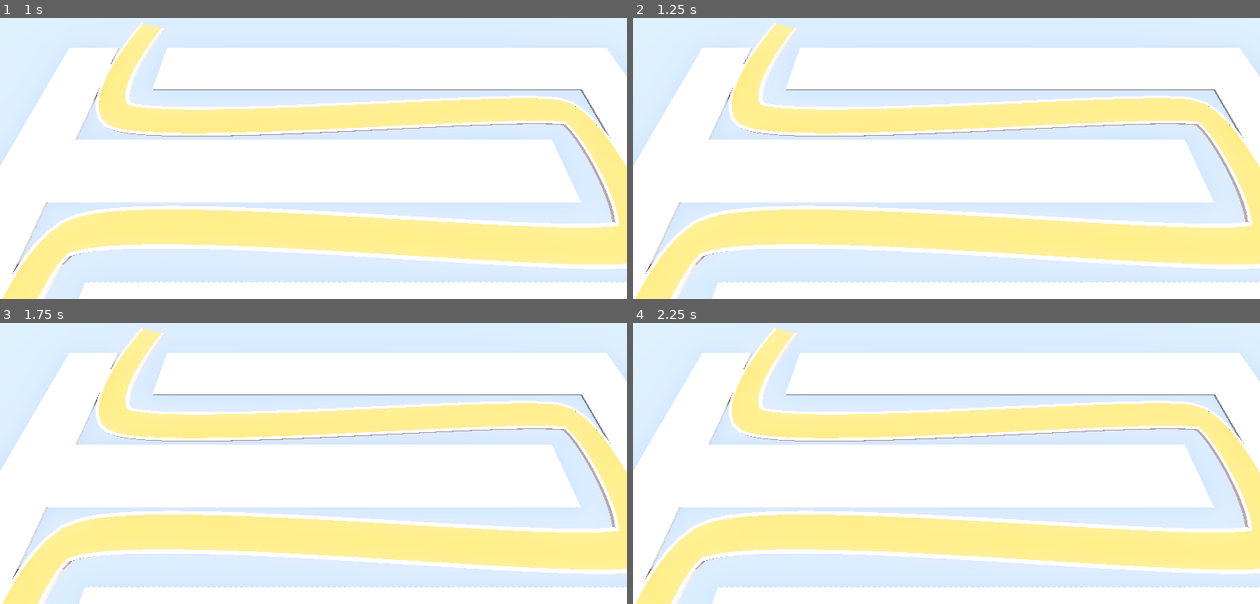
Above: before the commit, frames 1-4 (two rows, left to right).
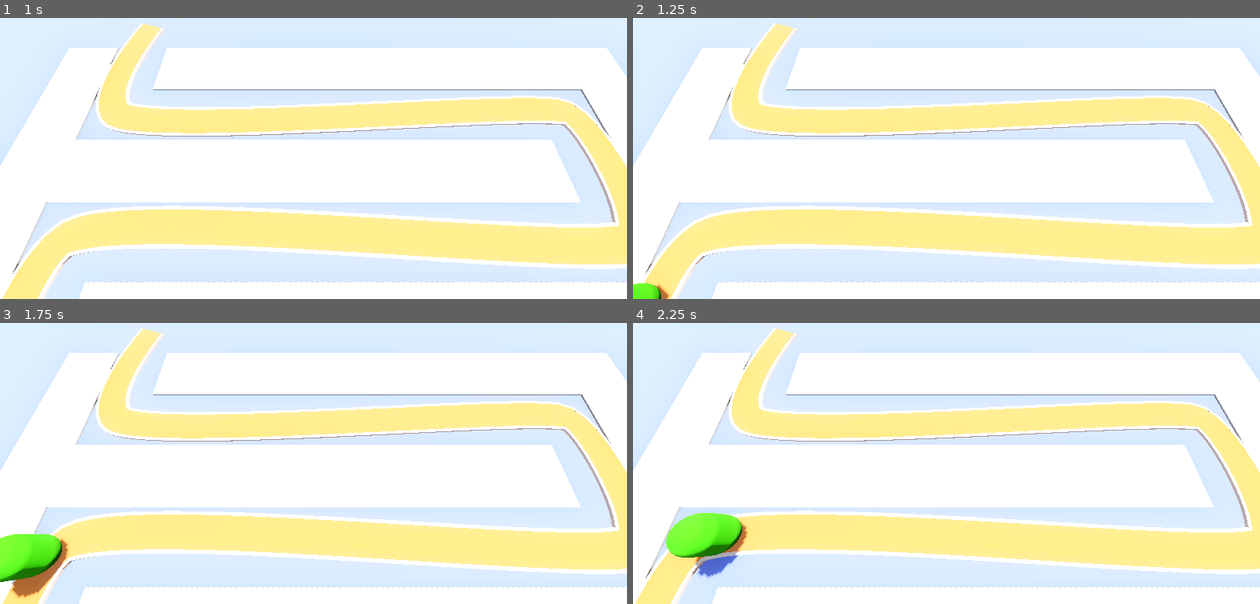
Above: after the commit, the same moments.

Repository: ConnerGordon/barbarian-blaster
Game: Godot game, scene res://levels/baselevel.tscn
The game is run twice, just before and just after one commit, with the same random seed, the same clock (stepped at 60 frames per second) and the same inputs.
Inputs:
- Up to frame 1 (1 s): tap Enter at 0.5 s
- Up to frame 2 (1.25 s): no input
- Up to frame 3 (1.75 s): no input
- Up to frame 4 (2.25 s): no input

Frame 1 is identical in both runs. In frame 2, 0.3% of the frame differs, in the area x 0-6%, y 94-100%; in frame 3, 1.9%; in frame 4, 2.1%, in the area x 5-19%, y 67-91%.

Commit message:
stuff for enemy added/ enemy added

Diff:
--- /dev/null
+++ b/enmy/enemy.gd
@@ -0,0 +1,14 @@
+extends PathFollow3D
+
+## speed of the enemy. what else?
+@export var speed:= 10.0
+
+# Called when the node enters the scene tree for the first time.
+func _ready() -> void:
+	pass # Replace with function body.
+
+
+# Called every frame. 'delta' is the elapsed time since the previous frame.
+func _process(delta: float) -> void:
+
+	progress += delta* speed
--- /dev/null
+++ b/enmy/enemy.tscn
@@ -0,0 +1,19 @@
+[gd_scene load_steps=4 format=3 uid="uid://cme1xrpr3buko"]
+
+[ext_resource type="Script" uid="uid://bbiwnu0t6a4j3" path="res://enmy/enemy.gd" id="1_32wih"]
+
+[sub_resource type="StandardMaterial3D" id="StandardMaterial3D_32wih"]
+albedo_color = Color(0.24301296, 0.8069024, 0, 1)
+
+[sub_resource type="CapsuleMesh" id="CapsuleMesh_ad0v0"]
+material = SubResource("StandardMaterial3D_32wih")
+radius = 1.0
+height = 3.0
+
+[node name="enemy" type="PathFollow3D"]
+transform = Transform3D(0.99998647, 0, 0, 0, 1, 0, 0, 0, 0.99998647, 0, 0, 0)
+script = ExtResource("1_32wih")
+
+[node name="MeshInstance3D" type="MeshInstance3D" parent="."]
+transform = Transform3D(1, 0, 0, 0, 1, 0, 0, 0, 1, 0, 1.6, 0)
+mesh = SubResource("CapsuleMesh_ad0v0")
--- a/levels/baselevel.tscn
+++ b/levels/baselevel.tscn
@@ -1,6 +1,7 @@
-[gd_scene load_steps=9 format=3 uid="uid://b6pq5wev0qchc"]
+[gd_scene load_steps=10 format=3 uid="uid://b6pq5wev0qchc"]
 
 [ext_resource type="MeshLibrary" uid="uid://cx04xils0dr2q" path="res://meshlibraries/spacelibrary.tres" id="1_ad0v0"]
+[ext_resource type="PackedScene" uid="uid://cme1xrpr3buko" path="res://enmy/enemy.tscn" id="2_n8muh"]
 
 [sub_resource type="ProceduralSkyMaterial" id="ProceduralSkyMaterial_weftf"]
 sky_horizon_color = Color(0.66224277, 0.6717428, 0.6867428, 1)
@@ -103,3 +104,7 @@
 path_u_distance = 1.0
 path_joined = false
 material = SubResource("StandardMaterial3D_ty5d8")
+
+[node name="enemy" parent="Path3D" instance=ExtResource("2_n8muh")]
+transform = Transform3D(0.96859175, 0, 0.2486017, 0, 1, 0, -0.2486017, 0, 0.96859175, -14.184987, 0, 19.048136)
+speed = 5.0
Not shown, added: enmy/enemy.gd.uid
